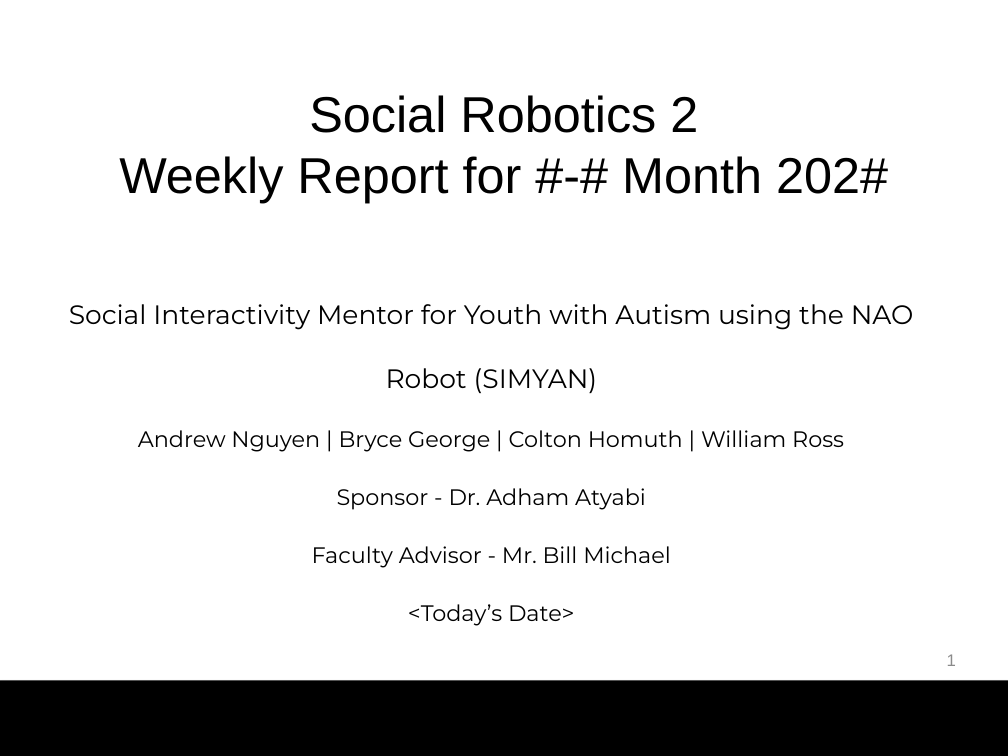
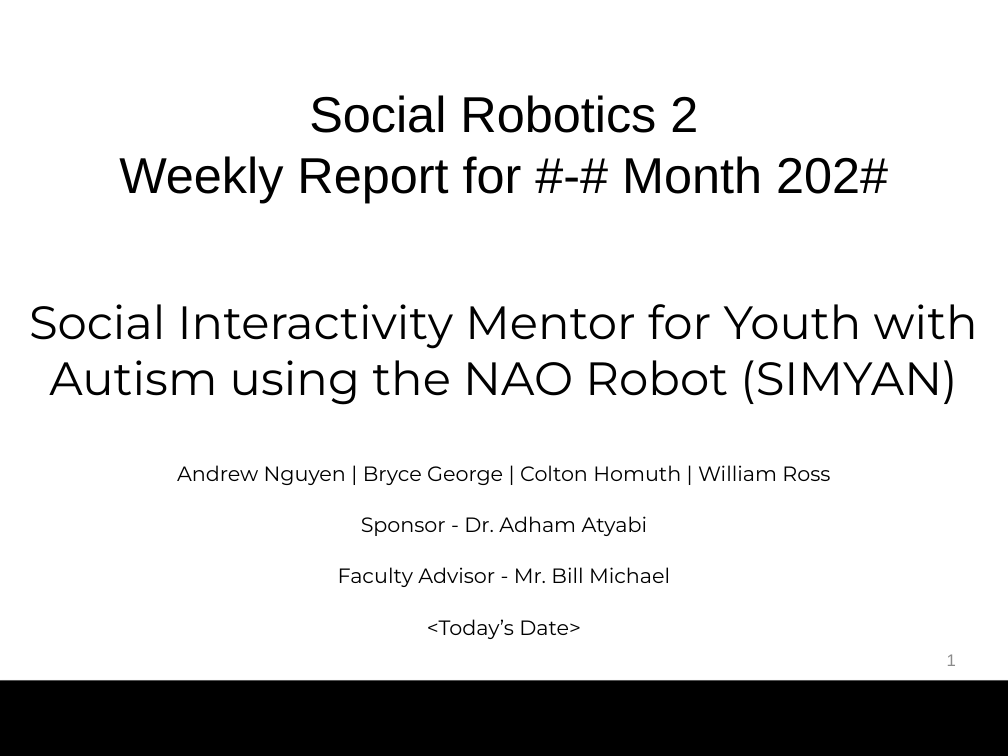
Before and after one commit to bg719/UCCS-Social-Robotics, a slide deck: slide 1 of docs/WeeklyUpdates/WeeklyUpdateTemplate.pptx. Drawn at 1008x756 pixels with LibreOffice and Linux fonts; fonts in the diff are those of the drawing; background and template pictures are left out. Boxes give left, top, right and bottom in pixels: in the first picture for what was removed or moved away, otherwise in the second. Text is boxed around its words. In the diff, an @@ line names an element or a change of style, - is before the commit and + after.

Commit message:
revise: change project name styling

```diff
--- a/docs/WeeklyUpdates/WeeklyUpdateTemplate.pptx
+++ b/docs/WeeklyUpdates/WeeklyUpdateTemplate.pptx
@@ text "Social Interactivity Mentor for Youth ...": place and size @@
-text "Social Interactivity Mentor for Youth ..." at (69,304,914,626)
+text "Social Interactivity Mentor for Youth ..." at (29,304,978,639)
@@ text "Social Interactivity Mentor for Youth ..." at (29,304,978,639): size 19 to 33.3 pt in "Social Interactivity Mentor for Youth with Autism ..."; size 16 to 14.8 pt in "Andrew Nguyen | Bryce George | Colton ...", "Sponsor - Dr. Adham Atyabi", "Faculty Advisor - Mr. Bill Michael", "<Today’s Date>"; line spacing 2 to 1; more space between paragraphs; line spacing 2 to 1.9 @@
```
